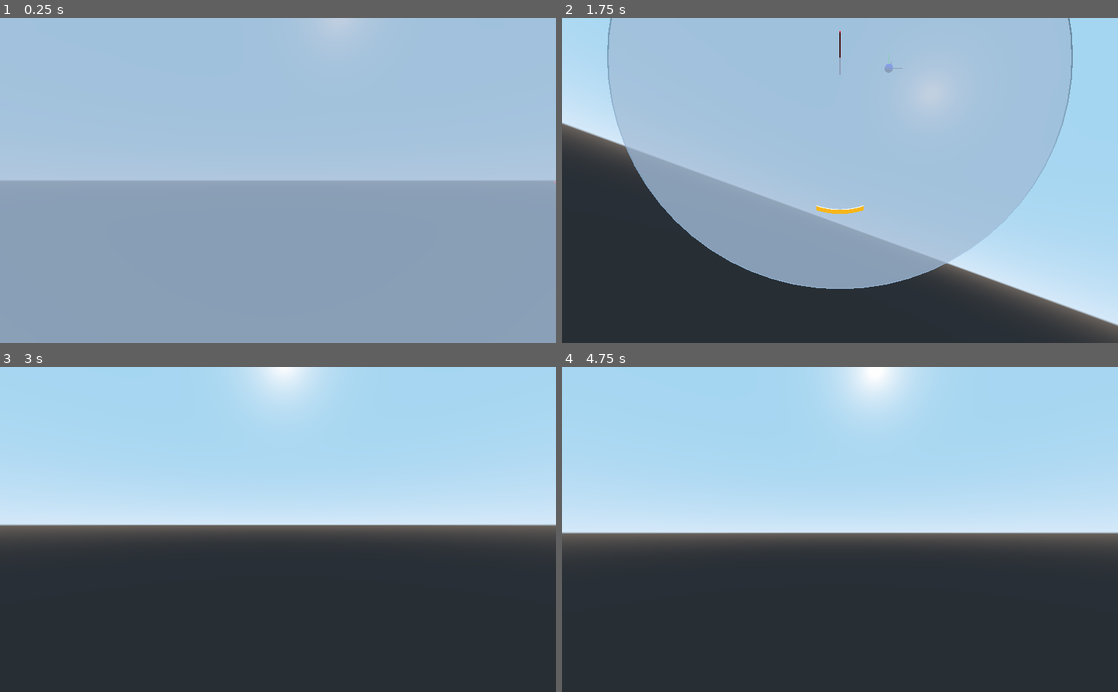
Above: before the commit, frames 1-4 (two rows, left to right).
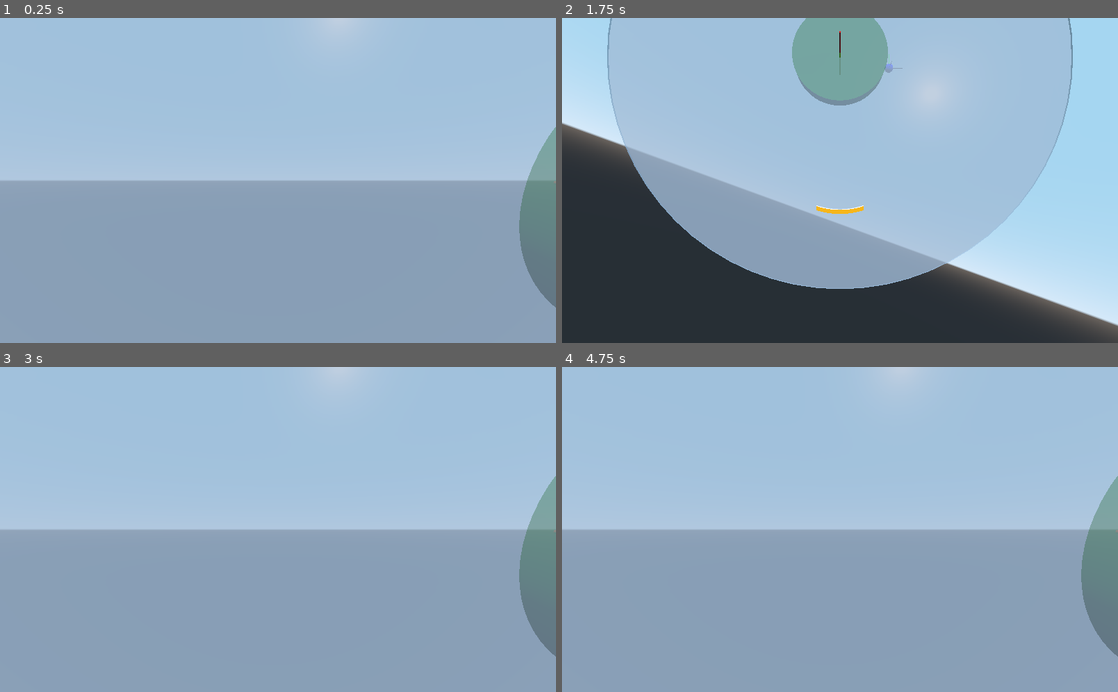
Above: after the commit, the same moments.

Repository: teratron/treaker
Game: Godot game, scene res://src/world/World.tscn
Two runs of this game, one before a commit and one after it. Both use one fixed random seed, a clock stepped at 60 frames per second and the inputs below.
Inputs (mouse positions are in pixels of both pictures, inside the frame that each line leads up to):
- Up to frame 1 (0.25 s): no input
- Up to frame 2 (1.75 s): tap Enter at 0.5 s; move the mouse to (867, 180) at 0.52 s; hold C (toggle_camera) 0.53-1.28 s; hold W (move_forward) from 0.53 s (still down); click (867, 180) at 0.67 s; tap Space (move_up) at 1.25 s; move the mouse to (812, 180) at 1.27 s; click (812, 180) at 1.35 s; tap C (toggle_camera) at 1.55 s
- Up to frame 3 (3 s): keep holding W (move_forward); tap Enter at 2 s; move the mouse to (289, 523) at 2.02 s; hold C (toggle_camera) 2.03-2.78 s; click (289, 523) at 2.17 s; tap Space (move_up) at 2.75 s; move the mouse to (272, 536) at 2.77 s; tap Alt (use_ability) at 2.85 s; click (272, 536) at 2.92 s
- Up to frame 4 (4.75 s): keep holding W (move_forward); tap C (toggle_camera) at 3.05, 4.55 s; move the mouse to (878, 532) at 3.52 s; hold C (toggle_camera) 3.53-4.28 s; tap P at 3.6 s; click (878, 532) at 3.67 s; tap Tab (toggle_debug_menu) at 4.15 s; tap Enter at 4.25 s; move the mouse to (795, 526) at 4.27 s; tap T at 4.35 s; click (795, 526) at 4.42 s

The runs differ from the first frame. In frame 1, 2.5% of the frame differs, in the area x 93-100%, y 33-90%; in frame 2, 3.8%; in frame 3, 70%, in the area x 0-100%, y 0-100%; in frame 4, 66%.

Commit message:
ActionMachine extends StateMachine

Diff:
--- a/app/project.godot
+++ b/app/project.godot
@@ -9,7 +9,7 @@
 config_version=4
 
 _global_script_classes=[ {
-"base": "Node",
+"base": "StateMachine",
 "class": "ActionMachine",
 "language": "GDScript",
 "path": "res://src/action/ActionMachine.gd"
@@ -18,11 +18,6 @@
 "class": "ActionMap",
 "language": "GDScript",
 "path": "res://src/action/ActionMap.gd"
-}, {
-"base": "Node",
-"class": "ActionState",
-"language": "GDScript",
-"path": "res://src/action/ActionState.gd"
 }, {
 "base": "Node",
 "class": "App",
@@ -42,7 +37,7 @@
 "base": "State",
 "class": "PlayerState",
 "language": "GDScript",
-"path": "res://src/state/PlayerState.gd"
+"path": "res://src/player/PlayerState.gd"
 }, {
 "base": "Node",
 "class": "State",
@@ -62,7 +57,6 @@
 _global_script_class_icons={
 "ActionMachine": "",
 "ActionMap": "",
-"ActionState": "",
 "App": "",
 "CameraSwitcher": "",
 "Player": "",
--- a/app/src/action/ActionMachine.gd
+++ b/app/src/action/ActionMachine.gd
@@ -1,36 +1,8 @@
-class_name ActionMachine extends Node
-
-
-#onready var state: ActionState = get_node("/root/World/Debug/CameraFloat/ActionDebug")
-onready var state: ActionState = get_node("/root/World/Player/ActionPlayer")
+class_name ActionMachine extends StateMachine
 
 
 func _ready():
-	#yield(owner, "ready")
-	#print(state)
-
-	state.action_machine = self
-#	yield(owner, "ready")
-#	for child in get_children():
-#		child.action_machine = self
-#	state.enter()
-
-
-func _input(event):
-	state.input(event)
-
-
-func _unhandled_input(event):
-	state.unhandled_input(event)
-
-
-func _unhandled_key_input(event):
-	state.unhandled_key_input(event)
-
-
-func _process(delta):
-	state.process(delta)
-
-
-func _physics_process(delta):
-	state.physics_process(delta)
+	yield(owner, "ready")
+	state = get_node("/root/World/Player/ActionPlayer") as State
+	#state = get_node("/root/World/Debug/CameraFloat/ActionDebug") as State
+	state.state_machine = self
--- a/app/src/action/ActionState.gd
+++ /dev/null
@@ -1,33 +0,0 @@
-class_name ActionState extends Node
-
-
-var action_machine = null
-var action_parent  = null
-var action_owner   = null
-
-
-func _ready():
-	yield(owner, "ready")
-	action_parent = get_parent()
-	action_owner  = owner
-	assert(action_parent != null && action_owner != null)
-
-
-func input(_event: InputEvent) -> void:
-	pass
-
-
-func unhandled_input(_event: InputEvent) -> void:
-	pass
-
-
-func unhandled_key_input(event: InputEventKey) -> void:
-	pass
-
-
-func process(_delta: float) -> void:
-	pass
-
-
-func physics_process(_delta: float) -> void:
-	pass
--- a/app/src/debug/ActionDebug.gd
+++ b/app/src/debug/ActionDebug.gd
@@ -1,8 +1,21 @@
-extends ActionState
+extends State
+
+
+var camera: Camera
 
 
 func _ready():
 	yield(owner, "ready")
+	camera = state_parent as Camera
+	assert(camera != null)
+
+
+func input(event):
+	camera.input(event)
+
+
+func process(delta):
+	camera.process(delta)
 
 
 #func input(event):
--- a/app/src/debug/CameraFloat.gd
+++ b/app/src/debug/CameraFloat.gd
@@ -8,7 +8,7 @@
 var velocity = Vector3()
 
 
-func _input(event):
+func input(event):
 	if event is InputEventMouseMotion && Input.get_mouse_mode() == Input.MOUSE_MODE_CAPTURED:
 		# Horizontal mouse look.
 		rotate.y -= event.relative.x * MOUSE_SENSITIVITY
@@ -17,7 +17,7 @@
 		transform.basis = Basis(rotate)
 
 
-func _process(delta):
+func process(delta):
 	var motion = Vector3(
 		Input.get_action_strength("move_right")    - Input.get_action_strength("move_left"),
 		Input.get_action_strength("move_up")       - Input.get_action_strength("move_down"),
--- a/app/src/debug/CameraSwitcher.gd
+++ b/app/src/debug/CameraSwitcher.gd
@@ -15,7 +15,7 @@
 	var i = 0
 	for node in list:
 		if node is Camera && node.current:
-			if index == -1: #get_parent() != $Debug &&
+			if index == -1:
 				index = i
 			else:
 				node.current = false
@@ -27,9 +27,7 @@
 
 func _input(event):
 #	if InputMap.has_action("toggle_camera") && InputMap.action_has_event("toggle_camera", event):
-#		pass
-
-	if (event is InputEventKey or event is InputEventMouseButton) && event.pressed:
+	if (event is InputEventKey || event is InputEventMouseButton) && event.pressed:
 		if event.is_action_pressed("toggle_camera"):
 			list[index].current = false
 			if index >= lastIndex:
--- a/app/src/player/ActionPlayer.gd
+++ b/app/src/player/ActionPlayer.gd
@@ -1,4 +1,4 @@
-extends ActionState
+extends State
 
 
 var player: Player
@@ -6,7 +6,7 @@
 
 func _ready():
 	yield(owner, "ready")
-	player = action_parent as Player
+	player = state_parent as Player
 	assert(player != null)
 
 
--- a/app/src/state/Air.gd
+++ b/app/src/player/Air.gd
@@ -9,8 +9,7 @@
 
 func physics_process(_delta: float) -> void:
 #	var input_direction_x: float = (
-#		Input.get_action_strength("move_right")
-#		- Input.get_action_strength("move_left")
+#		Input.get_action_strength("move_right") - Input.get_action_strength("move_left")
 #	)
 #	player.velocity.x = player.speed * input_direction_x
 #	player.velocity.y += player.gravity * delta
--- a/app/src/state/State.gd
+++ b/app/src/state/State.gd
@@ -2,9 +2,26 @@
 
 
 var state_machine = null
+var state_parent  = null
+var state_owner   = null
+
+
+func _ready():
+	yield(owner, "ready")
+	state_parent = get_parent()
+	state_owner  = owner
+	assert(state_parent != null && state_owner != null)
+
+
+func input(_event: InputEvent) -> void:
+	pass
 
 
 func unhandled_input(_event: InputEvent) -> void:
+	pass
+
+
+func unhandled_key_input(_event: InputEventKey) -> void:
 	pass
 
 
--- a/app/src/state/StateMachine.gd
+++ b/app/src/state/StateMachine.gd
@@ -3,20 +3,31 @@
 
 signal transitioned(state_name)
 
-export var initial_state := NodePath()
+#export var initial_state := NodePath("/root/World/Player/ActionPlayer")
+#onready var state: State = get_node(initial_state)
 
-onready var state: State = get_node(initial_state)
+var state: State
 
 
 func _ready():
 	yield(owner, "ready")
 	for child in get_children():
 		child.state_machine = self
-	state.enter()
+
+	if state != null:
+		state.enter()
+
+
+func _input(event):
+	state.input(event)
 
 
 func _unhandled_input(event):
 	state.unhandled_input(event)
+
+
+func _unhandled_key_input(event):
+	state.unhandled_key_input(event)
 
 
 func _process(delta):
--- a/app/src/world/World.tscn
+++ b/app/src/world/World.tscn
@@ -8,7 +8,8 @@
 [ext_resource path="res://src/action/ActionMachine.gd" type="Script" id=6]
 
 [sub_resource type="SpatialMaterial" id=1]
-albedo_color = Color( 0.0235294, 0.494118, 0, 1 )
+flags_transparent = true
+albedo_color = Color( 0.0235294, 0.494118, 0, 0.509804 )
 
 [sub_resource type="CylinderMesh" id=2]
 material = SubResource( 1 )
@@ -27,7 +28,6 @@
 transform = Transform( 0.923045, -0.288133, 0.254887, 0.336824, 0.925417, -0.173648, -0.185843, 0.246137, 0.951251, 3, 5, 7 )
 
 [node name="Bricks" type="StaticBody" parent="Player"]
-visible = false
 
 [node name="MeshInstance" type="MeshInstance" parent="Player/Bricks"]
 transform = Transform( 1, 0, 0, 0, -4.37114e-08, -1, 0, 1, -4.37114e-08, 0, 0, 0 )
Renamed: app/src/state/Idle.gd -> app/src/player/Idle.gd
Renamed: app/src/state/PlayerState.gd -> app/src/player/PlayerState.gd
